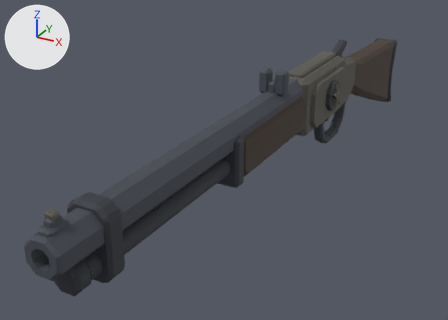
A saved change to the glTF model roblox/assets/weapons-kit/w_lever.glb.
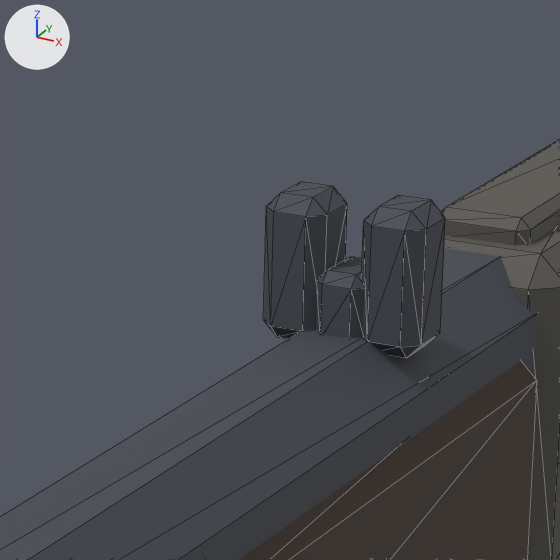
The first picture shows the older version from a camera (50 mm lens) standing at (0.382, -1.055, 0.333) and looking at (-0.092, -0.193, -0.098). The close-ups show the older and then the newer version on the part from 48% to 69% of the width and 12% to 40% of the height of that picture. Only the edits that show in the close-ups are written down. The axes (+X, +Y, +Z) are drawn at upper left. The lights are the same throughout. The close-ups show mesh edges as thin lines.

In view in the first close-up: 'barrel_wzB__frame__p444851', 'body_wzA__body__p5a5750', 'body_wzN__body__p5a5750', 'fore_wzA__wood__p43352b', 'sight_wzN__frame__p444851'.
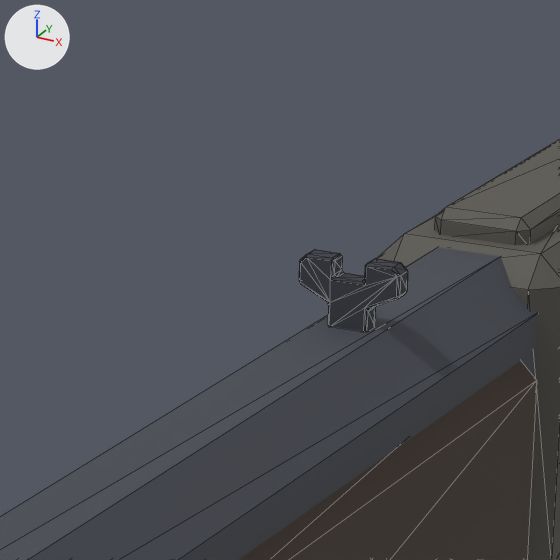
Pixel boxes (x1, y1, x2, y2) of what changed, in the close-ups (560 x 560 px):
'sight_wzN__frame__p444851', deleted
    before: (263, 182, 445, 358)
'sight_wzN__dark__p353840', added
    after: (299, 249, 408, 331)

The change in detail:
Mesh me_sight_wzn__dark__p353840 is new.
It has 100 vertices, 192 faces and spans x -0.014..0.014, y -0.693..-0.197, z 0.041..0.06.
It uses material mat_dark (dark grey #353840).
Object 'sight_wzN__frame__p444851' (ob_sight_wzn__frame__p444851) is deleted.
Object 'sight_wzN__dark__p353840' (ob_sight_wzn__dark__p353840) is new; it shows me_sight_wzn__dark__p353840.
Its location is (0.0, 0.0, 0.0).
